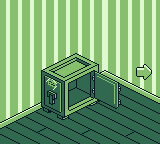
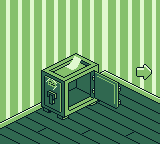
Revision of a layered 160 × 144 image; what changed, layer by layer:
added layer "Note" above "SafeOpen" over (x1=65, y1=56, x2=81, y2=70)
